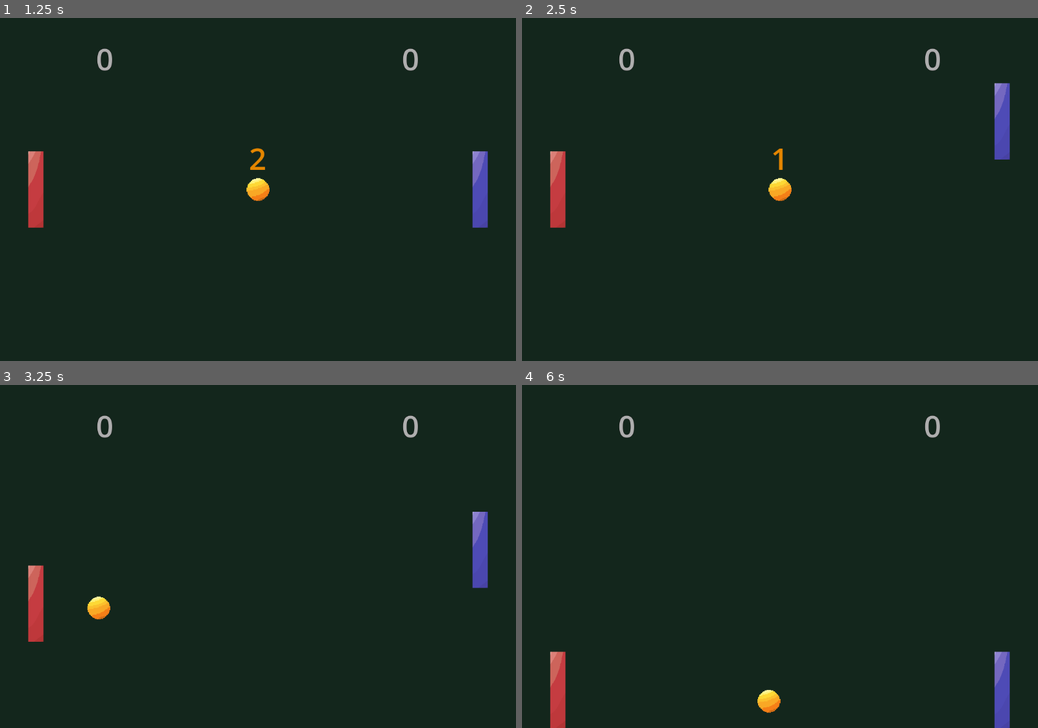
Above: before the commit, frames 1-4 (two rows, left to right).
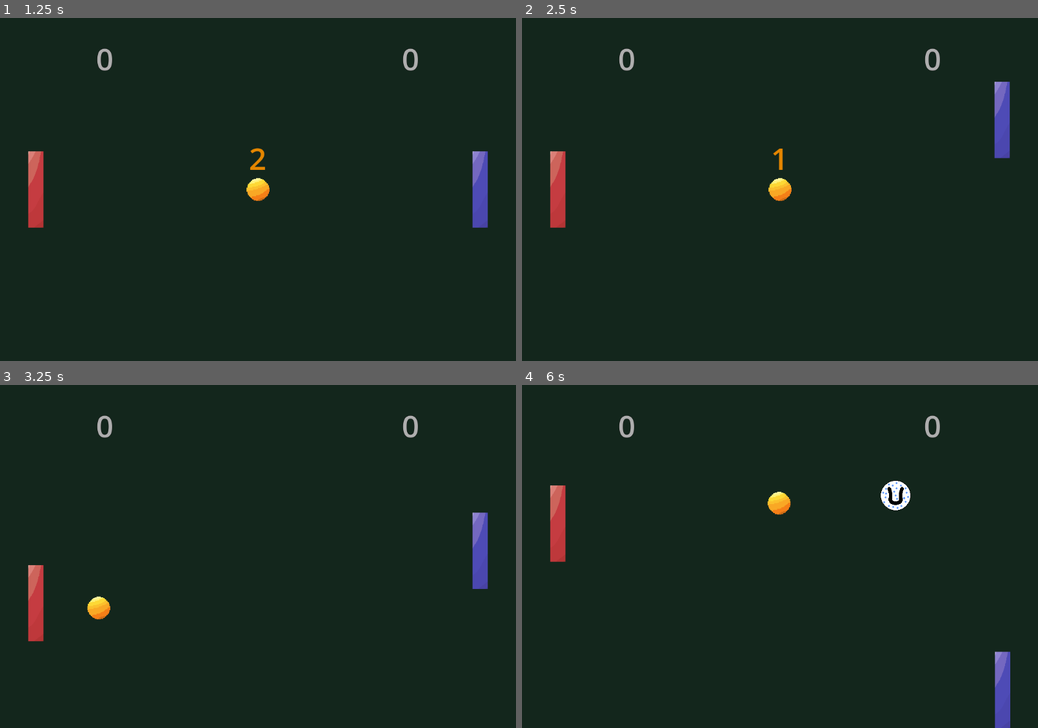
Above: after the commit, the same moments.

Repository: treegem/SweetPong
Game: Godot game, scene res://main.tscn
Two runs of this game, one before a commit and one after it. Both use one fixed random seed, a clock stepped at 60 frames per second and the inputs below.
Inputs:
- Up to frame 1 (1.25 s): click "Play" at 0.5 s
- Up to frame 2 (2.5 s): tap Enter (ui_accept) at 1.25, 2.1, 2.27 s; hold Up (ui_up) 1.28-2.03 s; hold Enter (ui_accept) 1.28-2.03 s; hold Down (ui_down) from 2.03 s (still down)
- Up to frame 3 (3.25 s): tap Enter (ui_accept) at 2.57 s; release Down (ui_down) at 2.78 s; hold Up (ui_up) from 2.78 s (still down); hold Enter (ui_accept) from 2.78 s (still down)
- Up to frame 4 (6 s): release Enter (ui_accept) at 3.53 s; tap Enter (ui_accept) at 3.6, 3.77, 4.07, 5.1, 5.27, 5.57 s; release Up (ui_up) at 4.28 s; hold Enter (ui_accept) 4.28-5.03 s; hold Down (ui_down) from 4.28 s (still down); hold Enter (ui_accept) from 5.78 s (still down)

Frame 1 is identical in both runs. In frame 2, less than 0.1% of the frame differs, in the area x 91-95%, y 18-42%; in frame 3, less than 0.1%; in frame 4, 2.3%, in the area x 5-95%, y 27-100%.

Commit message:
add upgrade prototype
extract trigger_upgrade function


bullet can be created


slot bullet slows enemy


slow bullets slow only temporarily


refactoring


upgrade prototype finished

Diff:
--- /dev/null
+++ b/art/slow-bullet.svg
@@ -0,0 +1,86 @@
+<?xml version="1.0" encoding="UTF-8" standalone="no"?>
+<!-- Created with Inkscape (http://www.inkscape.org/) -->
+
+<svg
+   width="64"
+   height="64"
+   viewBox="0 0 16.933333 16.933333"
+   version="1.1"
+   id="svg5"
+   inkscape:version="1.2.1 (9c6d41e410, 2022-07-14)"
+   sodipodi:docname="slow-bullet.svg"
+   xmlns:inkscape="http://www.inkscape.org/namespaces/inkscape"
+   xmlns:sodipodi="http://sodipodi.sourceforge.net/DTD/sodipodi-0.dtd"
+   xmlns:xlink="http://www.w3.org/1999/xlink"
+   xmlns="http://www.w3.org/2000/svg"
+   xmlns:svg="http://www.w3.org/2000/svg">
+  <sodipodi:namedview
+     id="namedview7"
+     pagecolor="#ffffff"
+     bordercolor="#000000"
+     borderopacity="0.25"
+     inkscape:showpageshadow="2"
+     inkscape:pageopacity="0.0"
+     inkscape:pagecheckerboard="0"
+     inkscape:deskcolor="#d1d1d1"
+     inkscape:document-units="mm"
+     showgrid="false"
+     inkscape:zoom="4.7572176"
+     inkscape:cx="41.726071"
+     inkscape:cy="76.410211"
+     inkscape:window-width="1920"
+     inkscape:window-height="1111"
+     inkscape:window-x="-9"
+     inkscape:window-y="-9"
+     inkscape:window-maximized="1"
+     inkscape:current-layer="layer1" />
+  <defs
+     id="defs2">
+    <linearGradient
+       inkscape:collect="always"
+       id="linearGradient925">
+      <stop
+         style="stop-color:#da8989;stop-opacity:1;"
+         offset="0"
+         id="stop921" />
+      <stop
+         style="stop-color:#ff7171;stop-opacity:0.29803923;"
+         offset="0.69924814"
+         id="stop929" />
+      <stop
+         style="stop-color:#ff9d9d;stop-opacity:1;"
+         offset="0.81203008"
+         id="stop931" />
+      <stop
+         style="stop-color:#ffffff;stop-opacity:0;"
+         offset="1"
+         id="stop923" />
+    </linearGradient>
+    <radialGradient
+       inkscape:collect="always"
+       xlink:href="#linearGradient925"
+       id="radialGradient927"
+       cx="8.4666662"
+       cy="8.4666662"
+       fx="8.4666662"
+       fy="8.4666662"
+       r="8.4666662"
+       gradientTransform="matrix(1,0,0,0.49056606,0,4.3132071)"
+       gradientUnits="userSpaceOnUse" />
+  </defs>
+  <g
+     inkscape:label="Layer 1"
+     inkscape:groupmode="layer"
+     id="layer1">
+    <ellipse
+       style="fill:url(#radialGradient927);stroke-width:0.268685;fill-opacity:1"
+       id="path234"
+       cx="8.4666662"
+       cy="8.4666662"
+       rx="8.4666662"
+       ry="4.1534591"
+       inkscape:export-filename="slow-bullet.png"
+       inkscape:export-xdpi="96"
+       inkscape:export-ydpi="96" />
+  </g>
+</svg>
--- a/enemy_paddle.tscn
+++ b/enemy_paddle.tscn
@@ -6,7 +6,7 @@
 [sub_resource type="RectangleShape2D" id="RectangleShape2D_7516w"]
 size = Vector2(32, 160)
 
-[node name="EnemyPaddle" type="CharacterBody2D"]
+[node name="EnemyPaddle" type="CharacterBody2D" groups=["hittable", "upgrade_collector"]]
 script = ExtResource("1_1aoge")
 
 [node name="Sprite2D" type="Sprite2D" parent="."]
--- a/main.tscn
+++ b/main.tscn
@@ -1,8 +1,9 @@
-[gd_scene load_steps=8 format=3 uid="uid://br61pmryswr2u"]
+[gd_scene load_steps=9 format=3 uid="uid://br61pmryswr2u"]
 
 [ext_resource type="PackedScene" uid="uid://c1jwk3ajsu0g4" path="res://ball.tscn" id="1_coiua"]
 [ext_resource type="Script" path="res://scripts/main.gd" id="1_f34xu"]
 [ext_resource type="PackedScene" uid="uid://b3opiqrmefvoj" path="res://player_paddle.tscn" id="2_4ndp0"]
+[ext_resource type="PackedScene" uid="uid://cscy1uatbsex2" path="res://upgrade_service.tscn" id="2_5hysq"]
 [ext_resource type="PackedScene" uid="uid://4hvv3rgv647s" path="res://world.tscn" id="2_xdd68"]
 [ext_resource type="PackedScene" uid="uid://elxaphnhs724" path="res://ui.tscn" id="3_dc5lp"]
 [ext_resource type="PackedScene" uid="uid://bka4tnjrvfs8v" path="res://SoundService.tscn" id="7_em0qt"]
@@ -10,6 +11,12 @@
 
 [node name="Main" type="Node"]
 script = ExtResource("1_f34xu")
+
+[node name="UpgradeService" parent="." instance=ExtResource("2_5hysq")]
+upgrade_position_x_min = 92
+upgrade_position_x_max = 988
+upgrade_position_y_min = 1
+upgrade_position_y_max = 719
 
 [node name="World" parent="." instance=ExtResource("2_xdd68")]
 
@@ -27,15 +34,12 @@
 [node name="EnemyPaddle" parent="." instance=ExtResource("8_2u437")]
 position = Vector2(75, 360)
 
-[connection signal="enemy_scored" from="." to="UI" method="update_enemy_score"]
-[connection signal="new_round_started" from="." to="Ball" method="reset"]
-[connection signal="player_loses" from="." to="SoundService" method="play_lose_sound"]
-[connection signal="player_scored" from="." to="UI" method="update_player_score"]
-[connection signal="player_wins" from="." to="SoundService" method="play_win_sound"]
+[connection signal="slow_bullet_created" from="UpgradeService" to="." method="_on_child_created"]
 [connection signal="enemy_scored" from="World" to="." method="_on_enemy_scored"]
 [connection signal="player_scored" from="World" to="." method="_on_player_scored"]
 [connection signal="countdown_timer_timeout" from="UI" to="Ball" method="_on_coutndown_timer_timeout"]
-[connection signal="new_game_started" from="UI" to="." method="start_new_round"]
-[connection signal="new_game_started" from="UI" to="." method="reset_scores"]
+[connection signal="new_game_started" from="UI" to="." method="start_new_game"]
 [connection signal="hit_enemy" from="Ball" to="SoundService" method="play_enemy_sound"]
 [connection signal="hit_player" from="Ball" to="SoundService" method="play_player_sound"]
+[connection signal="upgrade_triggered" from="PlayerPaddle" to="UpgradeService" method="_on_player_paddle_upgrade_triggered"]
+[connection signal="upgrade_collected" from="EnemyPaddle" to="UpgradeService" method="reset_timer"]
--- a/player_paddle.tscn
+++ b/player_paddle.tscn
@@ -1,13 +1,25 @@
-[gd_scene load_steps=4 format=3 uid="uid://b3opiqrmefvoj"]
+[gd_scene load_steps=5 format=3 uid="uid://b3opiqrmefvoj"]
 
 [ext_resource type="Script" path="res://scripts/player_paddle.gd" id="1_al7e7"]
 [ext_resource type="Texture2D" uid="uid://dcufbvl7ge6wb" path="res://art/PlayerPaddle.png" id="1_hg7eg"]
+[ext_resource type="Texture2D" uid="uid://cjuwmu6n8842j" path="res://art/light_source.png" id="2_l5oe2"]
 
 [sub_resource type="RectangleShape2D" id="RectangleShape2D_mnclp"]
 size = Vector2(32, 160)
 
-[node name="PlayerPaddle" type="CharacterBody2D"]
+[node name="PlayerPaddle" type="CharacterBody2D" groups=["upgrade_collector"]]
 script = ExtResource("1_al7e7")
+metadata/_edit_group_ = true
+
+[node name="PointLight2D" type="PointLight2D" parent="."]
+position = Vector2(-20, 3.33786e-06)
+scale = Vector2(0.141844, 1.12875)
+enabled = false
+color = Color(1, 0.258824, 0.396078, 1)
+energy = 5.0
+shadow_enabled = true
+texture = ExtResource("2_l5oe2")
+texture_scale = 0.75
 
 [node name="Sprite2D" type="Sprite2D" parent="."]
 texture = ExtResource("1_hg7eg")
--- a/project.godot
+++ b/project.godot
@@ -21,6 +21,10 @@
 window/size/viewport_height=720
 window/size/resizable=false
 
+[physics]
+
+common/physics_ticks_per_second=120
+
 [rendering]
 
 textures/canvas_textures/default_texture_filter=0
--- a/scripts/ball.gd
+++ b/scripts/ball.gd
@@ -1,15 +1,20 @@
 extends CharacterBody2D
 
 class_name Ball
+
+var paddleType = preload("res://scripts/enum/paddle_type.gd").PaddleType
 
 signal hit_player
 signal hit_enemy
 
 var speed: int
 var direction: Vector2
+var lastContact: Paddle = null
+
 
 func _ready():
 	reset()
+
 
 func _physics_process(delta):
 	var collision: KinematicCollision2D  = move_and_collide(direction * speed * delta)
@@ -18,19 +23,24 @@
 		var collider = collision.get_collider()
 		if collider is Paddle:
 			adjust_direction_y_based_on_hit_area(collider)
+			lastContact = collider
 			if collider is PlayerPaddle:
 				emit_signal("hit_player")
 			elif collider is EnemyPaddle:
 				emit_signal("hit_enemy")
 
+
 func adjust_direction_y_based_on_hit_area(paddle: Paddle):
 	direction.y += (position.y - paddle.position.y) / 200
 
+
 func reset():
 	speed = 0
+	lastContact = null
 	direction.x = [-1, 1][randi() % 2]
 	direction.y = randf_range(-0.5, 0.5)
 	set_position(get_viewport_rect().size / 2)
 
+
 func _on_coutndown_timer_timeout():
 	speed = 500
--- a/scripts/enemy_paddle.gd
+++ b/scripts/enemy_paddle.gd
@@ -2,12 +2,26 @@
 
 class_name EnemyPaddle
 
+signal upgrade_collected
+
 var target: Node2D
+const MAX_SPEED_MODIFIER: float = 2
+var speed_modifier: float = MAX_SPEED_MODIFIER
+
+
+func receive_upgrade():
+	emit_signal("upgrade_collected")
 
 func set_target(newTarget: Node2D):
 	target = newTarget
 
 func _physics_process(delta):
 	var distance = target.position.y -position.y
-	var speed = clampf(distance / 50, -1, 1)
-	move(Vector2.DOWN * speed, delta)
+	var speed = clampf(distance / 100, -1, 1)
+	move(Vector2.DOWN * speed * speed_modifier, delta)
+
+
+func get_hit(bullet: Node):
+	var tween = get_tree().create_tween()
+	speed_modifier = MAX_SPEED_MODIFIER / 20
+	tween.tween_property(self, "speed_modifier", MAX_SPEED_MODIFIER, 4).set_trans(Tween.TRANS_EXPO)
--- /dev/null
+++ b/scripts/enum/paddle_type.gd
@@ -0,0 +1,6 @@
+extends Node
+
+enum PaddleType {
+	PLAYER,
+	ENEMY
+}
--- a/scripts/main.gd
+++ b/scripts/main.gd
@@ -1,43 +1,68 @@
 extends Node
 
-signal player_wins
-signal player_loses
-signal player_scored(score: int)
-signal enemy_scored(score: int)
-signal new_round_started
-
-const MAX_SCORE = 3
+const MAX_SCORE = 1
 
 var playerScore = 0
 var enemyScore = 0
 
+var enemyPaddle: EnemyPaddle
+var playerPaddle: PlayerPaddle
+var ball: Ball
+var ui: UI
+var upgradeService: UpgradeService
+var soundService: SoundService
+
+
 func _ready():
-	$EnemyPaddle.set_target($Ball)
+	enemyPaddle = $EnemyPaddle
+	playerPaddle = $PlayerPaddle
+	ball = $Ball
+	ui = $UI
+	upgradeService = $UpgradeService
+	soundService = $SoundService
+
+	enemyPaddle.set_target(ball)
+
 
 func _on_enemy_scored(body):
 	if body is Ball:
 		enemyScore += 1
 		proceed_after_goal()
-		emit_signal("enemy_scored", enemyScore)
+		ui.update_enemy_score(enemyScore)
+
 
 func _on_player_scored(body):
 	if body is Ball:
 		playerScore += 1
 		proceed_after_goal()
-		emit_signal("player_scored", playerScore)
+		ui.update_player_score(playerScore)
+
 
 func proceed_after_goal():
 	if playerScore == MAX_SCORE:
-		$UI.show_player_won()
+		ui.show_player_won()
+		soundService.play_win_sound()
 	elif enemyScore == MAX_SCORE:
-		$UI.show_player_lost()
+		ui.show_player_lost()
+		soundService.play_lose_sound()
 	else:
 		start_new_round()
+
 
 func reset_scores():
 	playerScore = 0
 	enemyScore = 0
 
+
+func start_new_game():
+	playerPaddle.remove_upgrade()
+	upgradeService.remove_all_upgrades()
+	reset_scores()
+	start_new_round()
+
+
 func start_new_round():
-	$Ball.reset()
-	$UI.count_down()
+	upgradeService.reset_timer()
+	ball.reset()
+	playerPaddle.remove_upgrade()
+	ui.count_down()
--- a/scripts/player_paddle.gd
+++ b/scripts/player_paddle.gd
@@ -1,6 +1,45 @@
 extends Paddle
 
 class_name PlayerPaddle
+
+signal upgrade_triggered(paddle)
+
+var upgraded: bool = false
+
+
+func receive_upgrade():
+	upgraded = true
+	glow()
+
+
+func remove_upgrade():
+	upgraded = false
+	dim()
+
+
+func glow():
+	$PointLight2D.enabled = true
+
+
+func dim():
+	$PointLight2D.enabled = false
+
+
+func trigger_upgrade():
+	emit_signal("upgrade_triggered", self)
+	upgraded = false
+	dim()
+
+
+func width():
+	return $CollisionShape2D.shape.size.x
+
+
+func _unhandled_input(event):
+	if Input.is_action_pressed("ui_accept"):
+		if upgraded:
+			trigger_upgrade()
+
 
 func _physics_process(delta):
 	var input_vector: Vector2
--- /dev/null
+++ b/scripts/slow_bullet.gd
@@ -0,0 +1,18 @@
+extends Area2D
+
+class_name SlowBullet
+
+var ACCELERATION = 100
+var SPEED = 300
+
+
+func _physics_process(delta):
+	SPEED += delta * ACCELERATION
+	ACCELERATION *= 1.1
+	position.x -= SPEED * delta
+
+
+func _on_body_entered(body):
+	if body.is_in_group("hittable"):
+		body.get_hit(self)
+		queue_free()
--- a/scripts/sound_service.gd
+++ b/scripts/sound_service.gd
@@ -1,17 +1,25 @@
 extends AudioStreamPlayer2D
 
+class_name SoundService
+
+var ping_sound: Resource = preload("res://sounds/ping.mp3")
+var pong_sound: Resource = preload("res://sounds/pong.mp3")
+var win_sound: Resource = preload("res://sounds/win.mp3")
+var lose_sound: Resource = preload("res://sounds/lose.mp3")
+
+
 func play_player_sound():
-	play_sound("res://sounds/ping.mp3")
+	play_sound(ping_sound)
 
 func play_enemy_sound():
-	play_sound("res://sounds/pong.mp3")
+	play_sound(pong_sound)
 
 func play_lose_sound():
-	play_sound("res://sounds/lose.mp3")
+	play_sound(lose_sound)
 
 func play_win_sound():
-	play_sound("res://sounds/win.mp3")
+	play_sound(win_sound)
 
-func play_sound(sound: String):
-	stream = load(sound)
+func play_sound(sound: Resource):
+	stream = sound
 	play()
--- a/scripts/ui.gd
+++ b/scripts/ui.gd
@@ -1,4 +1,6 @@
 extends Node
+
+class_name UI
 
 signal countdown_timer_timeout
 signal new_game_started
--- /dev/null
+++ b/scripts/upgrade.gd
@@ -0,0 +1,13 @@
+extends Area2D
+
+class_name Upgrade
+
+signal was_collected()
+
+
+func _on_body_entered(body):
+	if body is Ball:
+		if body.lastContact.is_in_group("upgrade_collector"):
+			body.lastContact.receive_upgrade()
+		emit_signal("was_collected")
+		queue_free()
--- /dev/null
+++ b/scripts/upgrade_service.gd
@@ -0,0 +1,56 @@
+extends Node
+
+class_name UpgradeService
+
+@export var upgrade_position_x_min: int
+@export var upgrade_position_x_max: int
+@export var upgrade_position_y_min: int
+@export var upgrade_position_y_max: int
+@export var upgrade_radius = 32
+
+signal slow_bullet_created(bullet: SlowBullet)
+
+var slowBulletScene: PackedScene = preload("res://slow_bullet.tscn")
+var upgrade: PackedScene = preload("res://upgrade.tscn")
+
+var upgradeTimer: Timer
+
+
+func _ready():
+	upgradeTimer = $UpgradeTimer
+
+
+func _process(delta):
+	if !upgradeTimer.is_stopped():
+		print(upgradeTimer.time_left)
+
+
+func _on_player_paddle_upgrade_triggered(paddle: Paddle):
+	var slowBullet = slowBulletScene.instantiate()
+	slowBullet.position = paddle.position + Vector2(-paddle.width() / 2,0)
+	add_visible_child(slowBullet)
+	reset_timer()
+
+
+func reset_timer():
+	upgradeTimer.wait_time = randf_range(2.0, 5.0)
+	upgradeTimer.start()
+
+
+func create_upgrade():
+	var newUpgrade: Upgrade = upgrade.instantiate()
+	newUpgrade.position.x = randi_range(upgrade_position_x_min + upgrade_radius, upgrade_position_x_max - upgrade_radius)
+	var max_y: int = get_viewport().get_visible_rect().size.y
+	newUpgrade.position.y = randi_range(upgrade_position_y_min + upgrade_radius, upgrade_position_y_max - upgrade_radius)
+	add_visible_child(newUpgrade)
+
+
+func add_visible_child(node: Node):
+	node.z_index = 1
+	add_child(node)
+
+
+func remove_all_upgrades():
+	for child in get_children():
+		if child is Upgrade:
+			remove_child(child)
--- /dev/null
+++ b/slow_bullet.tscn
@@ -0,0 +1,30 @@
+[gd_scene load_steps=5 format=3 uid="uid://buedgqi68tisr"]
+
+[ext_resource type="Script" path="res://scripts/slow_bullet.gd" id="1_betnm"]
+[ext_resource type="Texture2D" uid="uid://b8o3kqvndx2bc" path="res://art/slow-bullet.png" id="1_p517l"]
+[ext_resource type="Texture2D" uid="uid://c4awk5m5bi0h" path="res://art/2d_lights_and_shadows_neutral_point_light.webp" id="2_corve"]
+
+[sub_resource type="CapsuleShape2D" id="CapsuleShape2D_ha1xk"]
+radius = 14.0
+height = 60.0
+
+[node name="SlowBullet" type="Area2D"]
+scale = Vector2(0.5, 0.5)
+script = ExtResource("1_betnm")
+metadata/_edit_group_ = true
+
+[node name="Sprite2D" type="Sprite2D" parent="."]
+texture = ExtResource("1_p517l")
+
+[node name="CollisionShape2D" type="CollisionShape2D" parent="."]
+rotation = 1.5708
+shape = SubResource("CapsuleShape2D_ha1xk")
+
+[node name="PointLight2D" type="PointLight2D" parent="."]
+scale = Vector2(0.412109, 0.232422)
+color = Color(1, 0, 0.105882, 1)
+energy = 8.62
+texture = ExtResource("2_corve")
+metadata/_edit_group_ = true
+
+[connection signal="body_entered" from="." to="." method="_on_body_entered"]
--- /dev/null
+++ b/upgrade.tscn
@@ -0,0 +1,19 @@
+[gd_scene load_steps=4 format=3 uid="uid://2wm0ivy8nsj4"]
+
+[ext_resource type="Script" path="res://scripts/upgrade.gd" id="1_6moqa"]
+[ext_resource type="Texture2D" uid="uid://b320traqqepg8" path="res://art/Upgrade.png" id="1_60vgu"]
+
+[sub_resource type="CircleShape2D" id="CircleShape2D_tmtnf"]
+radius = 32.0
+
+[node name="Upgrade" type="Area2D"]
+script = ExtResource("1_6moqa")
+metadata/_edit_group_ = true
+
+[node name="Sprite2D" type="Sprite2D" parent="."]
+texture = ExtResource("1_60vgu")
+
+[node name="CollisionShape2D" type="CollisionShape2D" parent="."]
+shape = SubResource("CircleShape2D_tmtnf")
+
+[connection signal="body_entered" from="." to="." method="_on_body_entered"]
--- /dev/null
+++ b/upgrade_service.tscn
@@ -0,0 +1,12 @@
+[gd_scene load_steps=2 format=3 uid="uid://cscy1uatbsex2"]
+
+[ext_resource type="Script" path="res://scripts/upgrade_service.gd" id="1_xojgi"]
+
+[node name="UpgradeService" type="Node"]
+script = ExtResource("1_xojgi")
+
+[node name="UpgradeTimer" type="Timer" parent="."]
+wait_time = 100.0
+one_shot = true
+
+[connection signal="timeout" from="UpgradeTimer" to="." method="create_upgrade"]
Binary file added: art/2d_lights_and_shadows_neutral_point_light.webp
Not shown, added: art/2d_lights_and_shadows_neutral_point_light.webp.import
Binary file added: art/Upgrade.png
Not shown, added: art/Upgrade.png.import
Binary file added: art/light_source.png
Not shown, added: art/light_source.png.import
Binary file added: art/slow-bullet.png
Not shown, added: art/slow-bullet.png.import
Not shown, added: art/slow-bullet.svg.import
